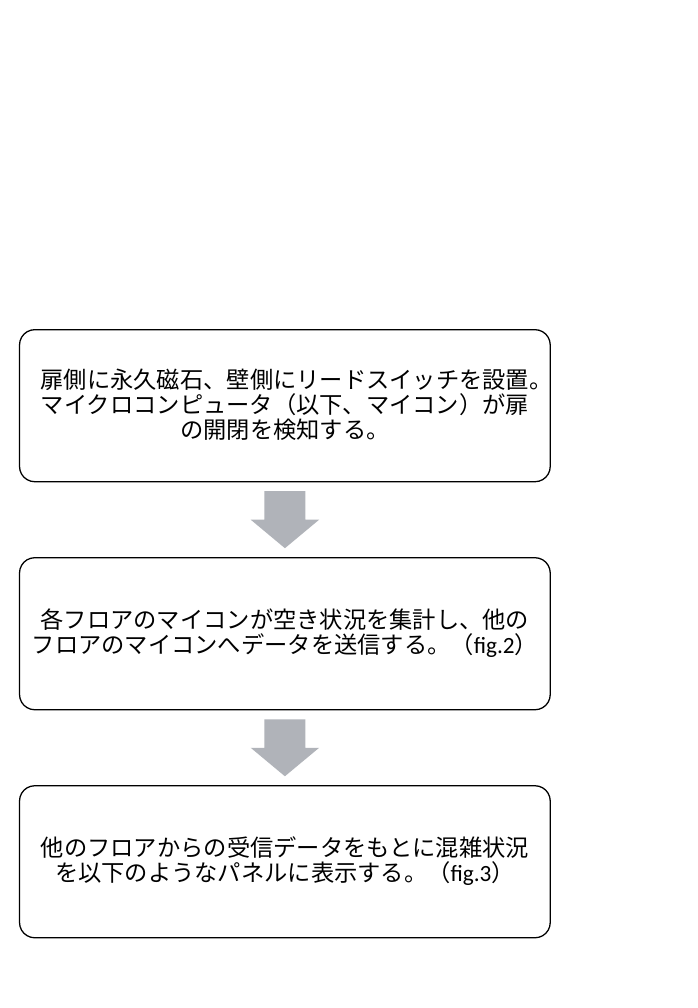
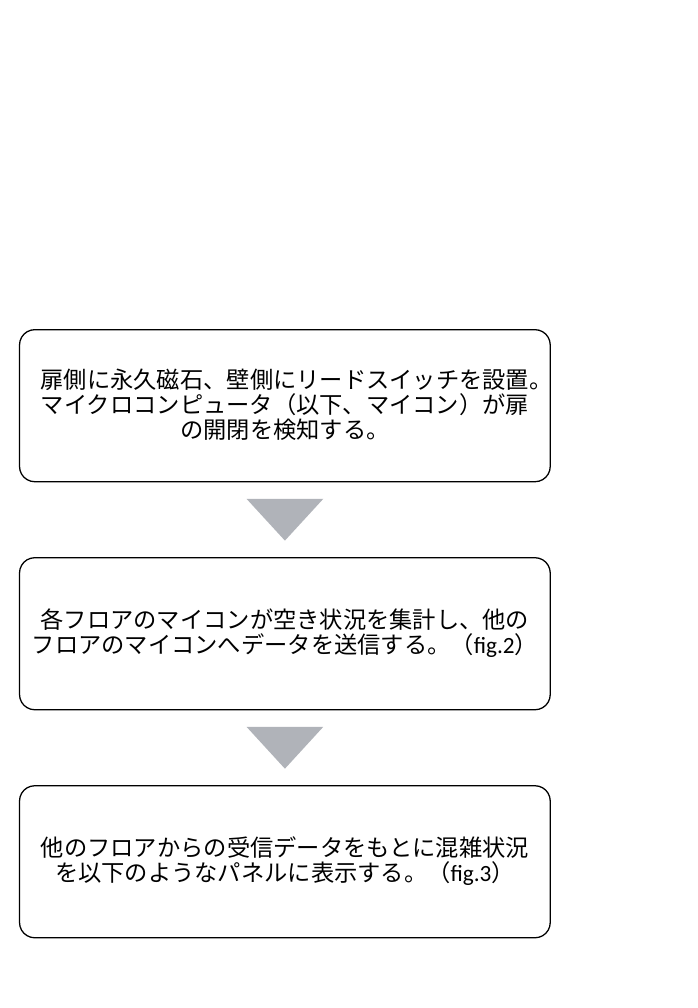
Before and after one commit to harufutw/RestroomModel, a slide deck: slide 1 of smartart.pptx. Drawn at 698x1008 pixels with LibreOffice and Linux fonts; fonts in the diff are those of the drawing. Boxes give left, top, right and bottom in pixels: in the first picture for what was removed or moved away, otherwise in the second. Text is boxed around its words. In the diff, an @@ line names an element or a change of style, - is before the commit and + after.

```diff
--- a/smartart.pptx
+++ b/smartart.pptx
@@ triangle at (x1=247, y1=499, x2=323, y2=541): right arrow to triangle; rotation 90 to 180 degrees @@
@@ triangle at (x1=247, y1=727, x2=323, y2=769): right arrow to triangle; rotation 90 to 180 degrees @@
```
Also in this commit, not shown: 31 other files.
